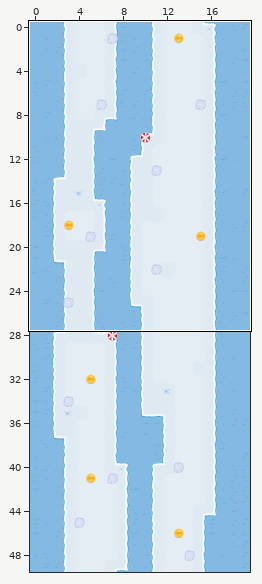
A Tiled map gets an edit: android/assets/maps/blockC_C_1.tmx. Above, an overview of the earlier version with the close-up marked.
Close-up. As it was:
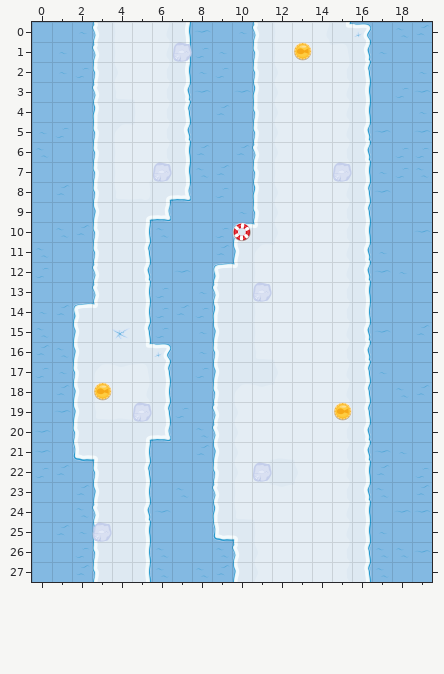
Cells are 160x160 px. Shown: x 0..19, y 0..27. The commit also changed other parts of the map, which this record leaves out.
After:
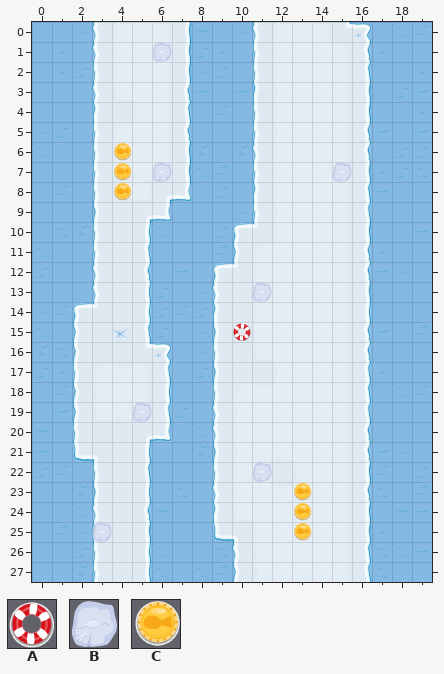
Key: from "Map v2": A 71, B 72, C 73.
_ is an empty cell.
Diff:
Layer "PickUps":
y 1: x 13 C -> _
y 6..8: x 4 _ -> C
y 10: x 10 A -> _
y 15: x 10 _ -> A
y 18: x 3 C -> _
y 19: x 15 C -> _
y 23..25: x 13 _ -> C
Layer "Obstacles":
y 1: x 6..7 _B -> B_
Where, in picture pixels (left, top, right, bottom), the same in both close-ups:
changed: (153, 42, 192, 62)
removed: (294, 42, 312, 61)
added: (113, 142, 132, 201)
removed: (232, 223, 251, 242)
added: (233, 323, 251, 342)
removed: (93, 382, 112, 401)
removed: (334, 402, 352, 421)
added: (294, 482, 312, 541)
